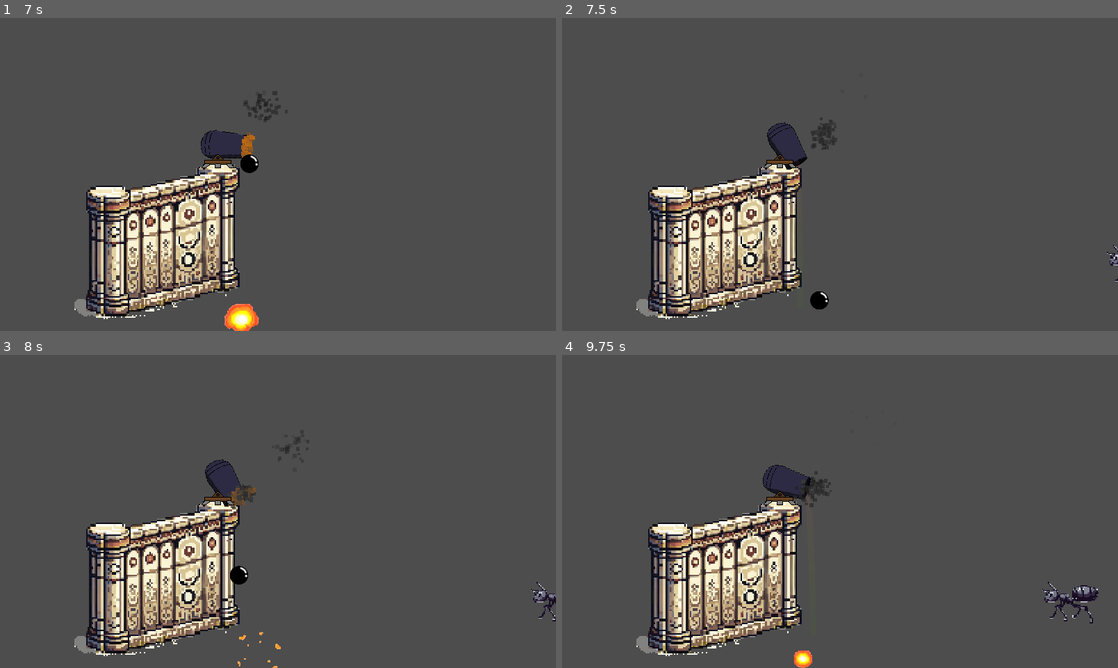
Above: before the commit, frames 1-4 (two rows, left to right).
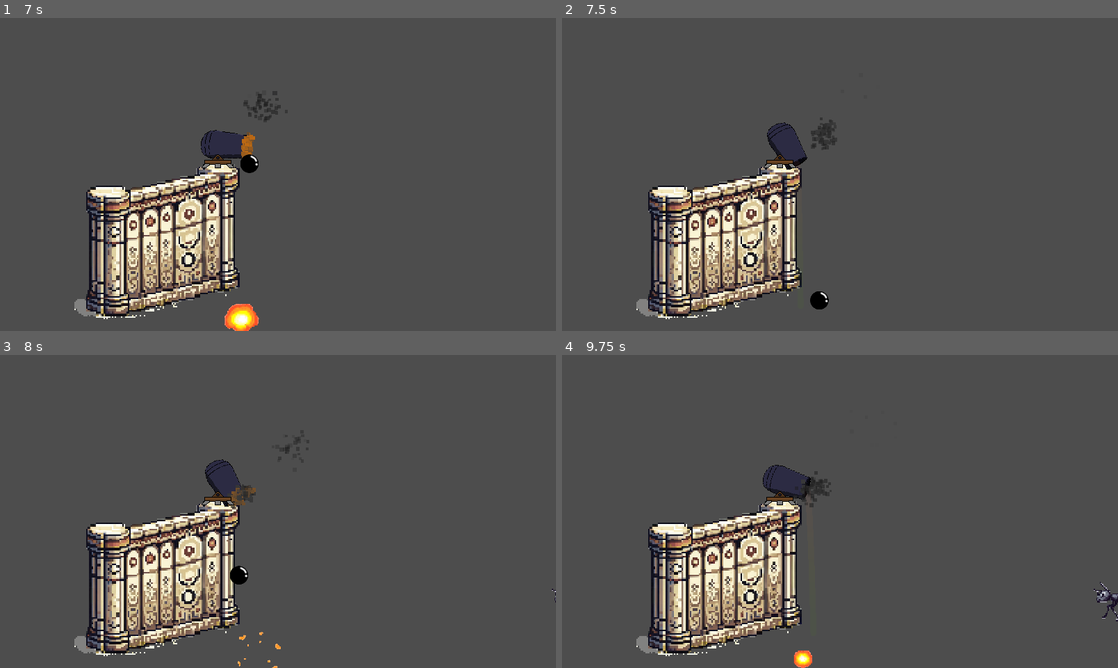
Above: after the commit, the same moments.

Repository: GabrFelps/Protect-LABIRAS
Game: Godot game, scene res://scenes/menu.tscn
Two runs of this game, one before a commit and one after it. Both use one fixed random seed, a clock stepped at 60 frames per second and the inputs below.
Inputs (mouse positions are in pixels of both pictures, inside the frame that each line leads up to):
- Up to frame 1 (7 s): move the mouse to (400, 158) at 0.52 s; click (400, 158) at 0.67 s; move the mouse to (166, 190) at 1.27 s; click (166, 190) at 1.42 s; tap Enter at 2 s; move the mouse to (333, 105) at 2.02 s; click (333, 105) at 2.17 s; move the mouse to (250, 237) at 2.77 s; click (250, 237) at 2.92 s; move the mouse to (444, 221) at 3.52 s; click (444, 221) at 3.67 s; move the mouse to (111, 127) at 4.27 s; click (111, 127) at 4.42 s; move the mouse to (305, 174) at 5.02 s; click (305, 174) at 5.17 s; move the mouse to (194, 96) at 5.77 s; click (194, 96) at 5.92 s; move the mouse to (400, 158) at 6.52 s; click (400, 158) at 6.67 s
- Up to frame 2 (7.5 s): move the mouse to (728, 190) at 7.27 s; click (728, 190) at 7.42 s
- Up to frame 3 (8 s): no input
- Up to frame 4 (9.75 s): move the mouse to (895, 442) at 8.02 s; click (895, 442) at 8.17 s; move the mouse to (812, 574) at 8.77 s; click (812, 574) at 8.92 s; move the mouse to (1006, 558) at 9.52 s; click (1006, 558) at 9.67 s

Frame 1 is identical in both runs. In frame 2, less than 0.1% of the frame differs, in the area x 98-100%, y 72-85%; in frame 3, 0.2%; in frame 4, 0.6%, in the area x 86-100%, y 72-86%.

Commit message:
feat: corrigindo problema do inimigo não aplicar sua verdadeira velocidade e implementando função responsável por mudar de wave

Diff:
--- a/game/scripts/enemy.gd
+++ b/game/scripts/enemy.gd
@@ -7,16 +7,19 @@
 @export var POINTS : int = 10;
 @onready var sprite_node : AnimatedSprite2D = get_node("Sprite");
 
+# signal que é emitido quando todos os inimigos da wave atual morrerem
+signal all_enemies_died;
 var health : int
 
 func _ready() -> void:
-	velocity.x = -50; # velocidade inicial de tese
+	Global.enemyNode = self;
 	initialize()
+	velocity.x = -SPEED; # velocidade inicial de tese
 	health = MAX_HEALTH;
 
 ## Atualiza valores das variáveis conforme o banco de dados
 func initialize():
-	print("atualizando variáveis do ", name)
+	#print("atualizando variáveis do ", my_key)
 	var enemy_struct = Global.get_enemy_struct(my_key);
 	MAX_HEALTH = int(enemy_struct["max_health"])
 	DAMAGE = int(enemy_struct["damage"])
@@ -24,11 +27,16 @@
 	POINTS = int(enemy_struct["points"])
 	sprite_node.sprite_frames = Global.get_enemy_sprite(my_key)
 	sprite_node.play()
+	#print(my_key, " velocity: ", SPEED)
 
 ## Toma dano
 func take_damage(attack: Attack):
 	health -= attack.attack_damage; # diminui a vida
 	if health <= 0:
+		Global.dead_enemies_in_wave += 1;
+		# verificando se a quantidade de inimigos mortos é igual ao quantidade max de inimigos da wave atual
+		if (Global.dead_enemies_in_wave == Global.max_enemy_per_wave):
+			emit_signal("all_enemies_died");
 		queue_free();
 
 func _physics_process(delta):
--- a/game/scripts/singletons/Global.gd
+++ b/game/scripts/singletons/Global.gd
@@ -9,13 +9,27 @@
 	"formiga" : preload("res://animations/formiga.tres"),
 };
 
+# referência ao no do inimigo
+var enemyNode = null;
+
+# array que ja foram iniciadas
+var waves_already_started : Array = ["1"];
+
 var current_wave : int = 1;
 var enemy_database : Dictionary = {};
-
+var base_number_enemies : int = 8;
+var max_enemy_per_wave : int;
+var dead_enemies_in_wave: int = 0;
 
 func _ready():
 	get_db("enemy_db");
 	get_db("game_db");
+
+func _process(delta) -> void:
+	max_enemy_per_wave = int(base_number_enemies * (1.08 ** current_wave));
+	if enemyNode != null:
+		enemyNode.all_enemies_died.connect(change_wave);
+		enemyNode = null;
 
 func get_enemy_struct(enemykey : String) -> Dictionary:
 	return enemy_db.get(enemykey, {})
@@ -23,7 +37,22 @@
 func get_enemy_sprite(enemykey: String) -> SpriteFrames:
 	return sprite_dict.get(enemykey)
 
+## função para mudar de wave
+func change_wave() -> void:
+	dead_enemies_in_wave = 0
+	current_wave = next_wave(game_db);
+	print("current wave: ", current_wave)
 
+## função que retorna o valor da próxima wave
+func next_wave(dict : Dictionary) -> int:
+	var _waves_started = waves_already_started;
+	var _keys_of_dict = dict.keys();
+	for key in _keys_of_dict:
+		if key in _waves_started:
+			continue;
+		waves_already_started.append(key);
+		return int(key);
+	return 0;
 
 ## Pega informações de um banco de dados .csv
 func get_db(page_name: String):
--- a/game/scripts/world.gd
+++ b/game/scripts/world.gd
@@ -3,7 +3,6 @@
 var enemy = preload("res://scenes/enemy.tscn")
 @onready var top = $Top
 @onready var bottom = $Bottom
-
 
 func _ready():
 	pass # Replace with function body.
